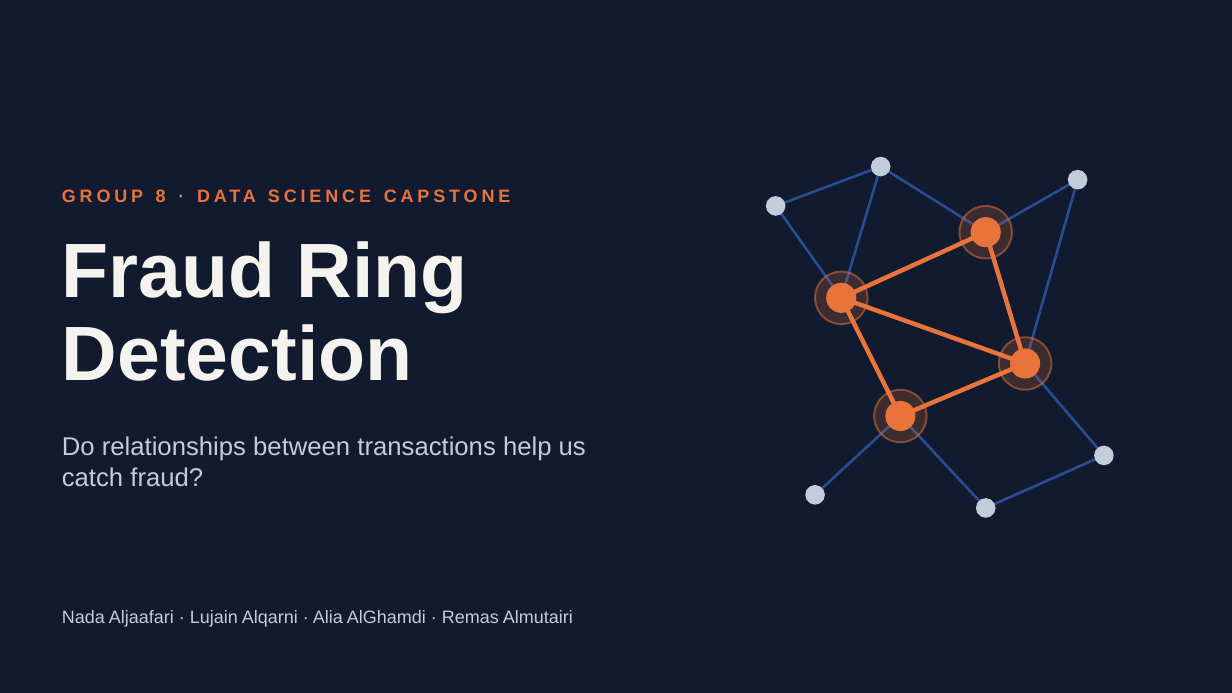
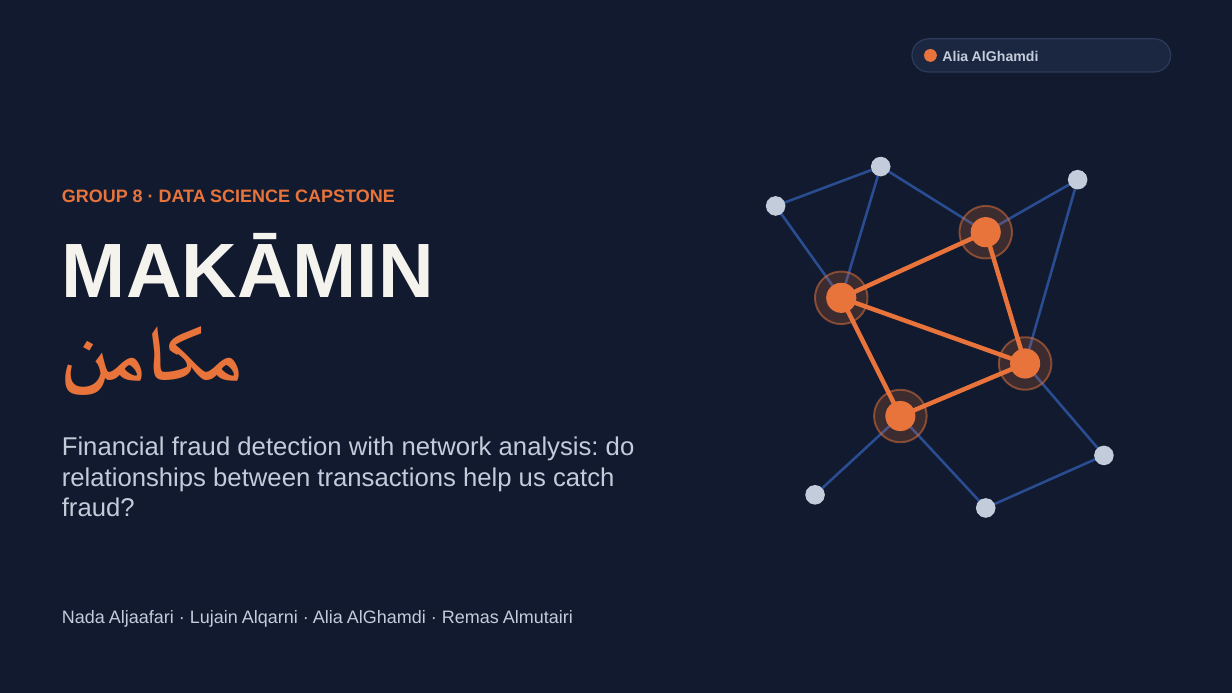
Before and after one commit to NadaMIS/makamin-fraud-detection, a slide deck: slide 1 of makamin-fraud-detection/presentation/MAKAMIN_Presentation.pptx. Drawn at 1232x693 pixels with LibreOffice and Linux fonts; fonts in the diff are those of the drawing. Boxes give left, top, right and bottom in pixels: in the first picture for what was removed or moved away, otherwise in the second. Text is boxed around its words. In the diff, an @@ line names an element or a change of style, - is before the commit and + after.

```diff
--- a/makamin-fraud-detection/presentation/MAKAMIN_Presentation.pptx
+++ b/makamin-fraud-detection/presentation/MAKAMIN_Presentation.pptx
@@ rounded rectangle added at [912,39,1171,72], fill #1B2640, outline #2C3A5A 1 pt @@
@@ ellipse added at [924,49,937,62], fill #E8743B @@
@@ text added at [942,51,1039,61], 11 pt, text #C3CCDA, bold @@
+Alia AlGhamdi
@@ text "GROUP 8 · DATA SCIENCE ..." at [62,189,395,202]: letter spacing 3 to 0 pt @@
@@ text at [62,236,434,395]: text changed @@
-Fraud Ring
-Detection
+MAKĀMIN
+مكامن
@@ text at [62,436,635,517]: text changed @@
-Do relationships between transactions help us catch fraud?
+Financial fraud detection with network analysis: do relationships between transactions help us catch fraud?
```
Also in this commit, not shown: 16 other slides changed, 3 slides added.
